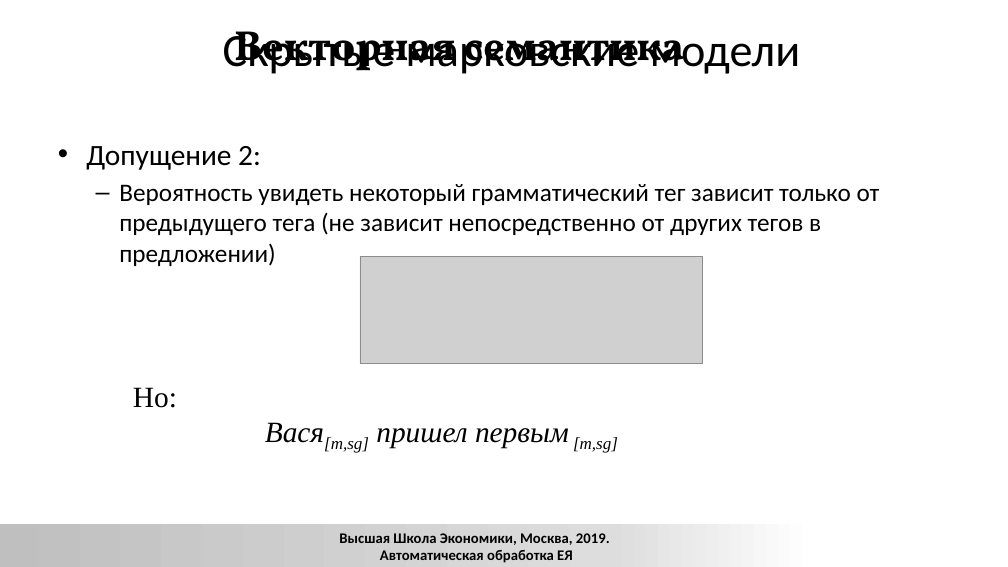
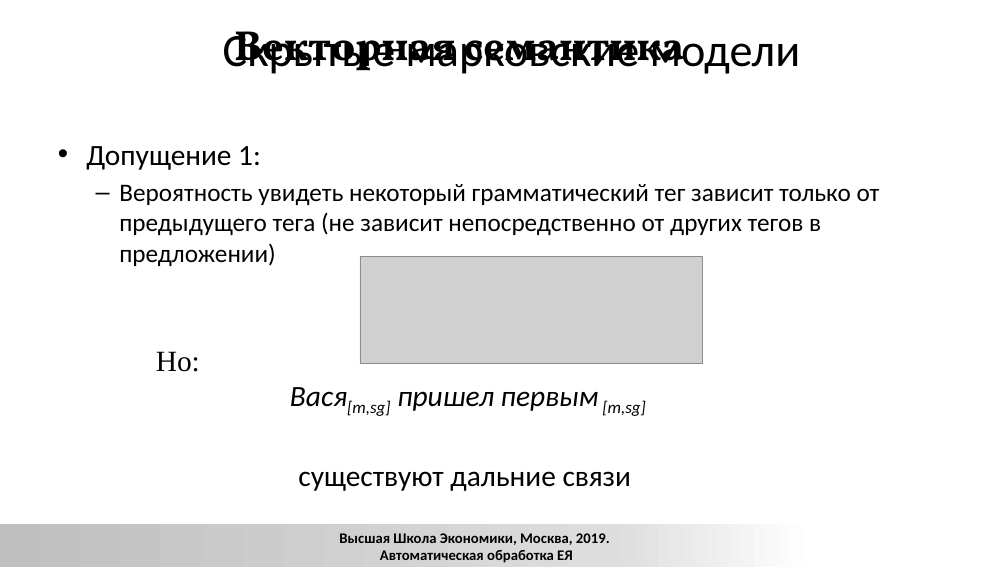
Before and after one commit to xngoli/nlp2019, a slide deck: slide 73 of lectures/2019_CL1_L_disambiguation.pptx (slide 72 before the commit). Drawn at 1008x567 pixels with LibreOffice and Linux fonts; fonts in the diff are those of the drawing; grey boxes stand for pictures; background and template pictures are left out. Boxes give left, top, right and bottom in pixels: in the first picture for what was removed or moved away, otherwise in the second. Text is boxed around its words. In the diff, an @@ line names an element or a change of style, - is before the commit and + after.

```diff
--- a/lectures/2019_CL1_L_disambiguation.pptx
+++ b/lectures/2019_CL1_L_disambiguation.pptx
@@ text at bbox=[86, 146, 261, 170]: text changed @@
-• Допущение 2:
+• Допущение 1:
@@ text "Но:": place and size @@
-text "Но:" at bbox=[133, 387, 618, 453]
+text "Но:" at bbox=[156, 351, 645, 491]
@@ text at bbox=[290, 387, 645, 416]: font Times New Roman to Calibri in "Вася[m,sg] пришел первым [m,sg]" @@
@@ text at bbox=[298, 471, 631, 491]: paragraph added @@
+существуют дальние связи
```
Also in this commit, not shown: 16 other slides changed, 10 slides added, 3 slides removed, 2 other files.
